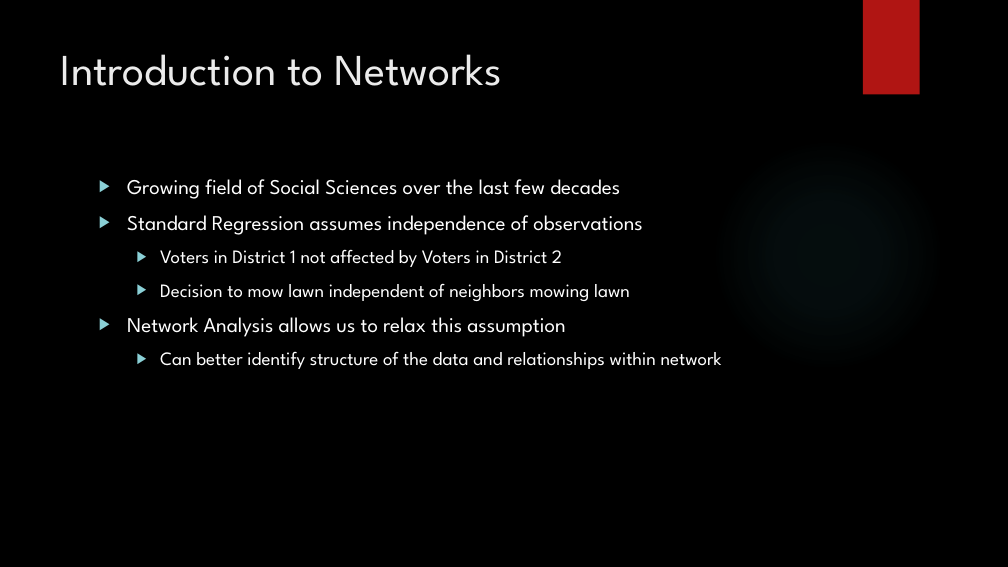
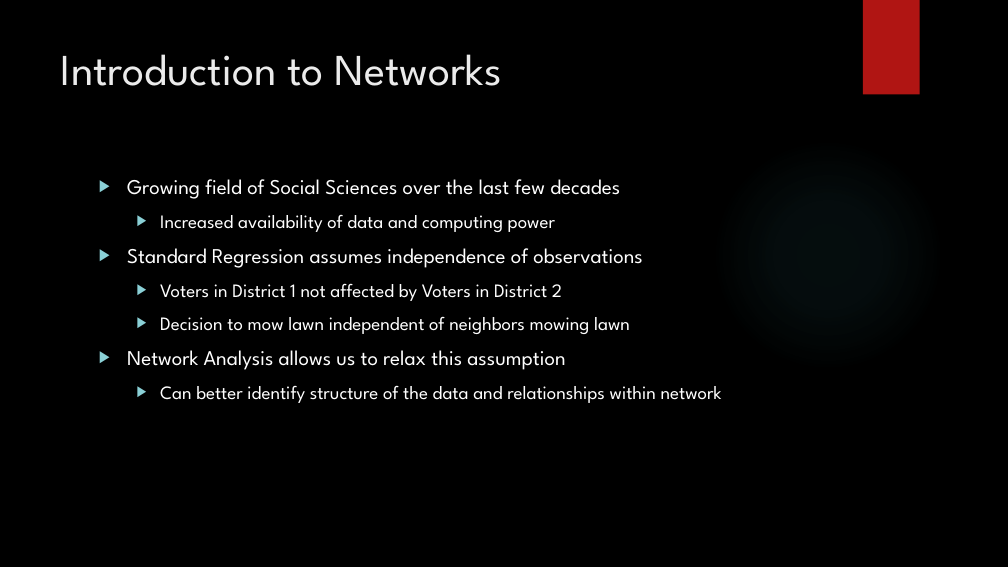
Before and after one commit to dwallc/Workshops, a slide deck: slide 2 of R/Basic Network Analysis Using R/Basic Network Analysis using R.pptx. Drawn at 1008x567 pixels with LibreOffice and Linux fonts; fonts in the diff are those of the drawing; background and template pictures are left out. Boxes give left, top, right and bottom in pixels: in the first picture for what was removed or moved away, otherwise in the second. Text is boxed around its words. In the diff, an @@ line names an element or a change of style, - is before the commit and + after.

```diff
--- a/R/Basic Network Analysis Using R/Basic Network Analysis using R.pptx
+++ b/R/Basic Network Analysis Using R/Basic Network Analysis using R.pptx
@@ text at bbox=[160, 215, 555, 232]: paragraph added @@
+  ▶ Increased availability of data and computing power
```
Also in this commit, not shown: 2 other slides changed, 3 slides added.
